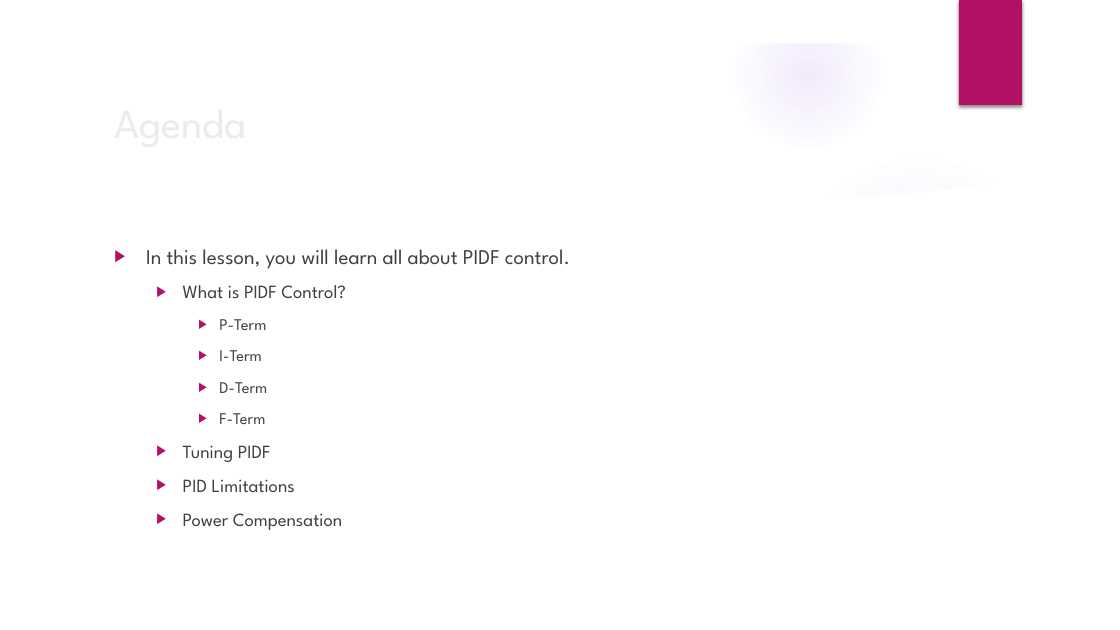
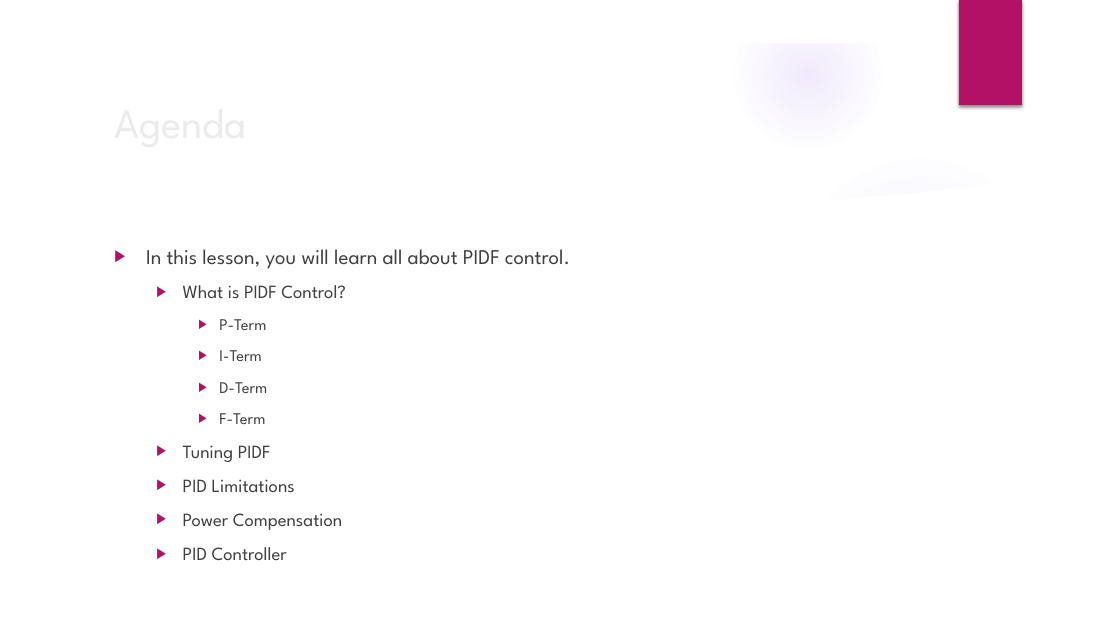
Before and after one commit to trc492/FrcProgrammingClass, a slide deck: slide 2 of Lesson3/PIDFControl.pptx. Drawn at 1120x630 pixels with LibreOffice and Linux fonts; fonts in the diff are those of the drawing; background and template pictures are left out. Boxes give left, top, right and bottom in pixels: in the first picture for what was removed or moved away, otherwise in the second. Text is boxed around its words. In the diff, an @@ line names an element or a change of style, - is before the commit and + after.

```diff
--- a/Lesson3/PIDFControl.pptx
+++ b/Lesson3/PIDFControl.pptx
@@ text at [183, 547, 287, 560]: paragraph added @@
+  ▶ PID Controller
```
Also in this commit, not shown: 8 other files.
